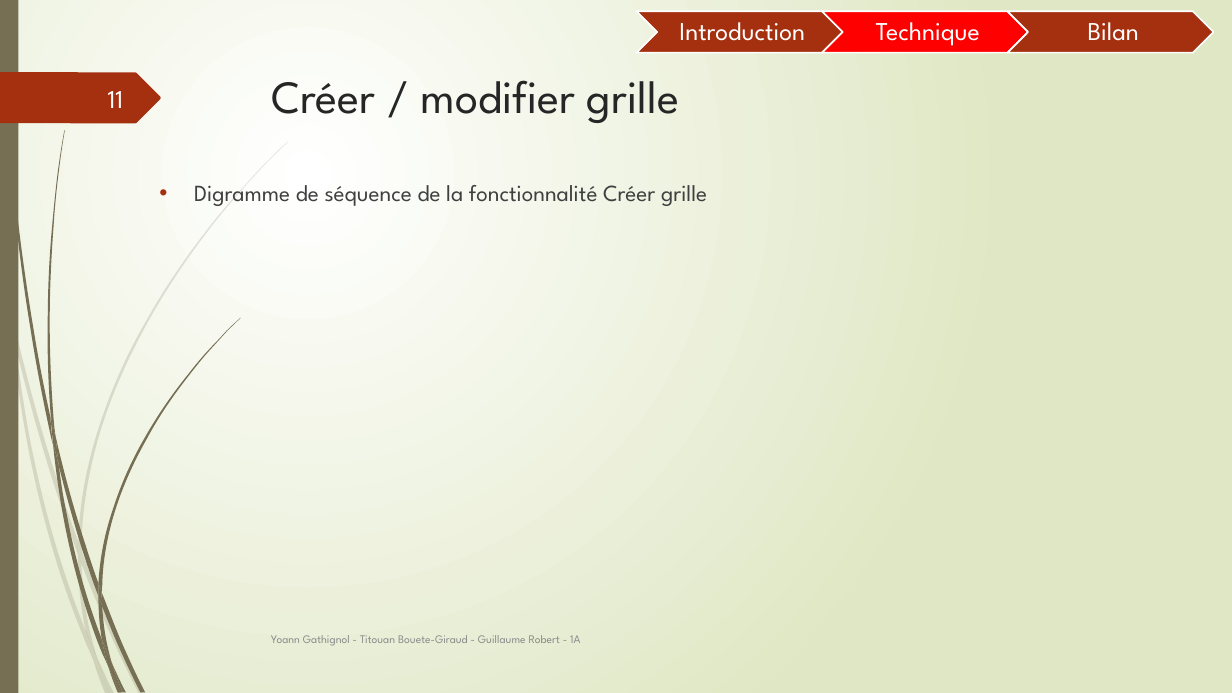
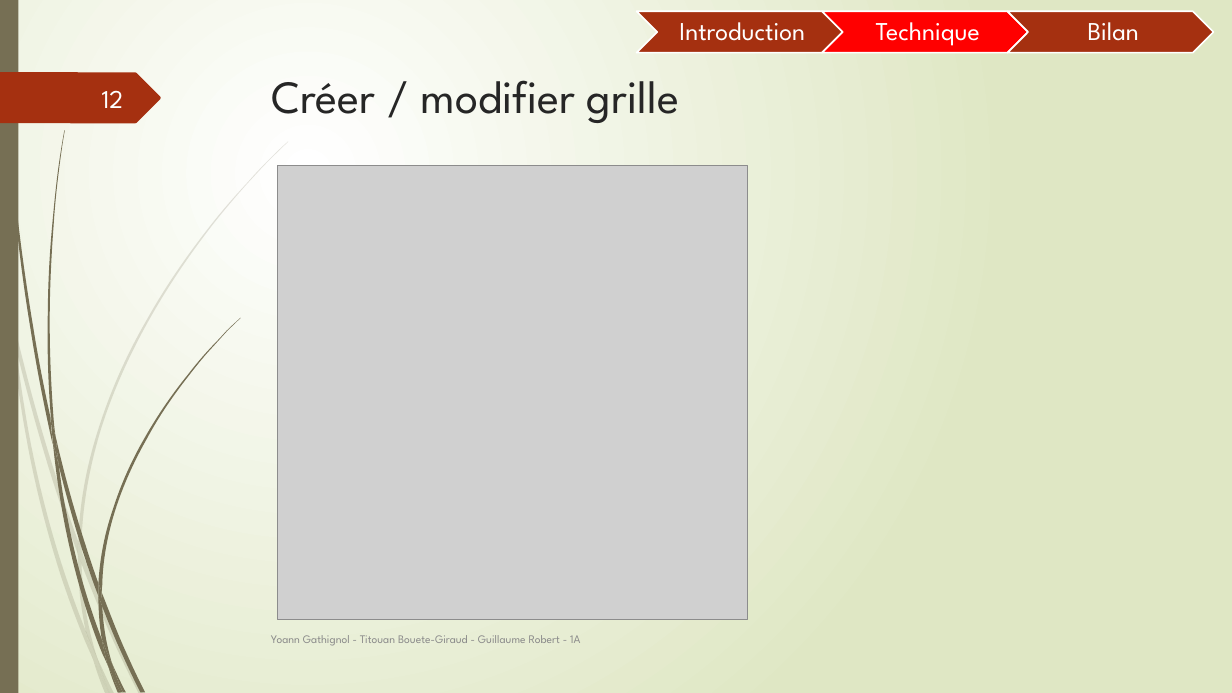
Before and after one commit to Guyoms/PTUT2016, a slide deck: slide 12 of IHearISay/I_HEAR_I_SAY_Points_Techniques.pptx (slide 11 before the commit). Drawn at 1232x693 pixels with LibreOffice and Linux fonts; fonts in the diff are those of the drawing; grey boxes stand for pictures. Boxes give left, top, right and bottom in pixels: in the first picture for what was removed or moved away, otherwise in the second. Text is boxed around its words. In the diff, an @@ line names an element or a change of style, - is before the commit and + after.

```diff
--- a/IHearISay/I_HEAR_I_SAY_Points_Techniques.pptx
+++ b/IHearISay/I_HEAR_I_SAY_Points_Techniques.pptx
@@ page number at box(102, 90, 124, 108): text changed @@
-11
+12
@@ picture added at box(277, 165, 748, 620) @@
@@ text removed at box(194, 185, 707, 206) @@
-• Digramme de séquence de la fonctionnalité Créer grille
```
Also in this commit, not shown: 5 other slides changed, 1 slide added.
